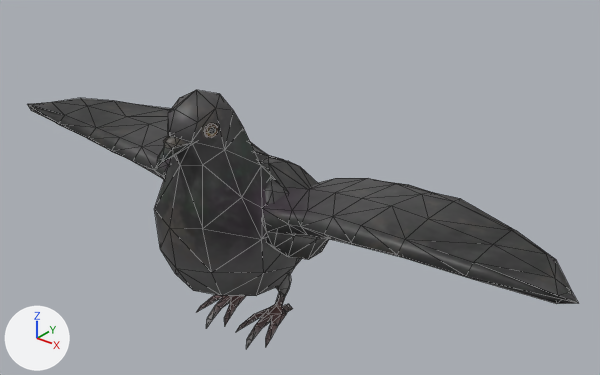
One commit to the glTF model public/models/Bird (City)/Bird (City).glb: the scene before it, then after it.
Before and after are seen from a camera (50 mm lens) standing at (0.936, -1.01, 0.936) and looking at (0.037, 0.113, 0.24). Every picture has the same lights, and +X, +Y and +Z are marked at lower left. The older version comes first. Mesh edges are drawn as thin lines. Where no turn or scale is listed for an object, it has been applied to the vertices. Vertices at exactly the same position are counted once.

In view in the first picture: 'BirdCity__BodyMT', 'LegOpen__BodyMT'.
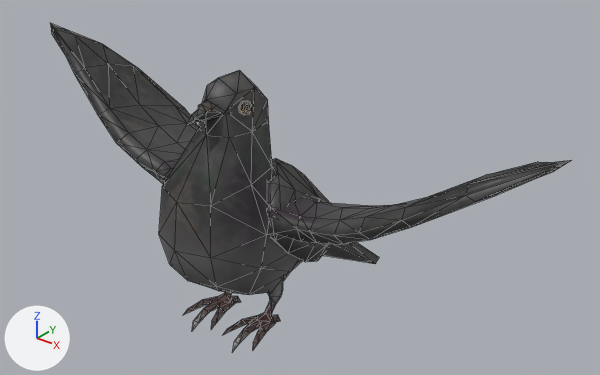
What changed in the scene script:
```text
Change me_birdcity__bodymt:
    used by ob_birdcity__bodymt; location = (0.0, 0.0, 0.0)
    remove me_birdcity__bodymt.from_pydata(...)  # 274 vertices, 514 faces; spans x -0.634..0.634, y -0.206..0.366, z 0.05..0.489
    add me_birdcity__bodymt.from_pydata(...)  # 274 vertices, 514 faces; spans x -0.578..0.578, y -0.181..0.338, z 0.0..0.497
    me_birdcity__bodymt part 1: the loose piece of 25 vertices spanning x -0.031..0.031, y -0.206..-0.14, z 0.385..0.434 is turned -22 degrees about the x axis through its middle, then moved by (0.0, 0.079, 0.037)
    me_birdcity__bodymt part 2: the loose piece of 21 vertices spanning x 0.035..0.045, y -0.131..-0.105, z 0.418..0.444 is turned -22 degrees about the x axis through its middle, then moved by (0.0, 0.083, 0.015)
    me_birdcity__bodymt part 3: 207 of 274 vertices moved; they spanned x -0.634..0.634, y -0.188..0.366, z 0.05..0.489 and now span x -0.578..0.578, y -0.181..0.338, z 0.0..0.497; mean shift (0.0, 0.018, 0.011); largest move (-0.634, -0.02, 0.294) -> (-0.578, 0.028, 0.477)
    other edits to the shape of me_birdcity__bodymt do not show in these pictures
Change me_legopen__bodymt:
    used by ob_legopen__bodymt; location = (0.0, 0.0, 0.0)
    remove me_legopen__bodymt.from_pydata(...)  # 175 vertices, 330 faces; spans x -0.143..0.143, y -0.078..0.27, z -0.027..0.326
    add me_legopen__bodymt.from_pydata(...)  # 175 vertices, 330 faces; spans x -0.143..0.143, y -0.107..0.248, z -0.018..0.321
    me_legopen__bodymt part 4: the whole mesh is turned -10 degrees about the x axis through its middle, then moved by (0.0, -0.011, -0.016)
```

Boxes [x1, y1, x2, y2] around the edits, measured in the pictures (600 x 375 px; the box of a moved part takes in the faces that stretch with it):
'BirdCity__BodyMT', reshaped (27% taller): before [28, 90, 578, 304]; after [50, 23, 572, 295]
'LegOpen__BodyMT', moved, turned: before [197, 152, 329, 349]; after [183, 158, 330, 352]
part 1 of me_birdcity__bodymt, moved or reshaped: before [157, 135, 190, 167]; after [187, 101, 222, 125]
part 2 of me_birdcity__bodymt, moved or reshaped: before [204, 123, 219, 137]; after [239, 101, 252, 115]
part 3 of me_birdcity__bodymt, moved or reshaped: before [28, 90, 578, 304]; after [50, 23, 572, 295]
